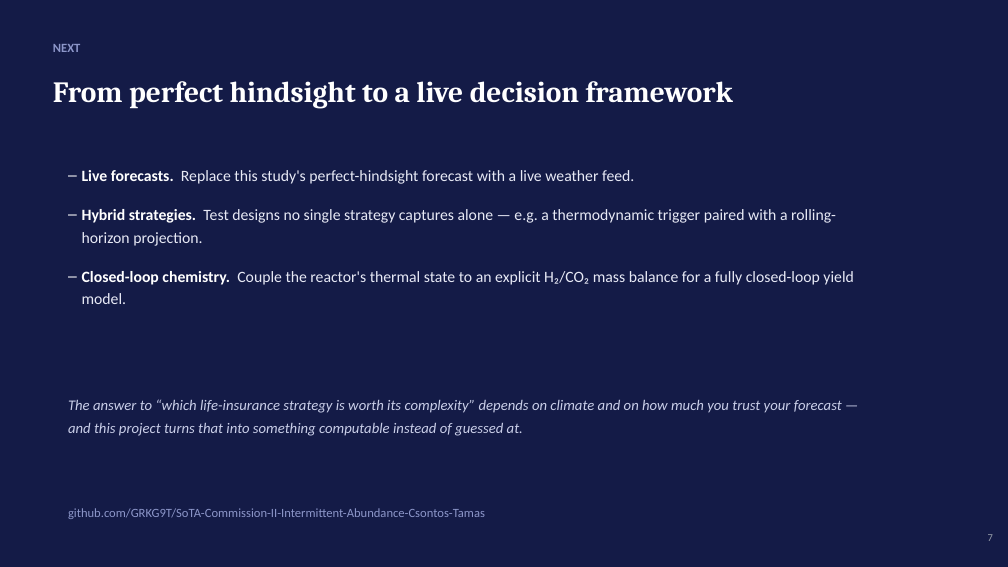
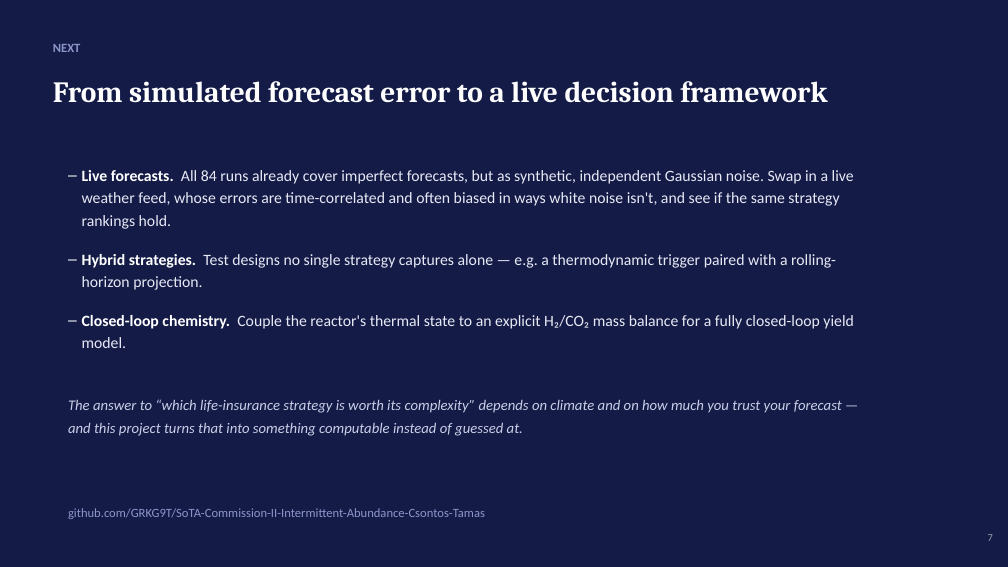
Before and after one commit to GRKG9T/SoTA-Commission-II-Intermittent-Abundance-Csontos-Tamas, a slide deck: slide 7 of SOTA_Commission_II_Slides.pptx. Drawn at 1008x567 pixels with LibreOffice and Linux fonts; fonts in the diff are those of the drawing. Boxes give left, top, right and bottom in pixels: in the first picture for what was removed or moved away, otherwise in the second. Text is boxed around its words. In the diff, an @@ line names an element or a change of style, - is before the commit and + after.

```diff
--- a/SOTA_Commission_II_Slides.pptx
+++ b/SOTA_Commission_II_Slides.pptx
@@ text at <box>53,81,827,103</box>: text changed @@
-From perfect hindsight to a live decision framework
+From simulated forecast error to a live decision framework
@@ text at <box>82,170,854,229</box>: text changed @@
-– Live forecasts. Replace this study's perfect-hindsight forecast with a live weather feed.
+– Live forecasts. All 84 runs already cover imperfect forecasts, but as synthetic, independent Gaussian noise. Swap in a live weather feed, whose errors are time-correlated and often biased in ways white noise isn't, and see if the same strategy rankings hold.
```
Also in this commit, not shown: 1 other file.
